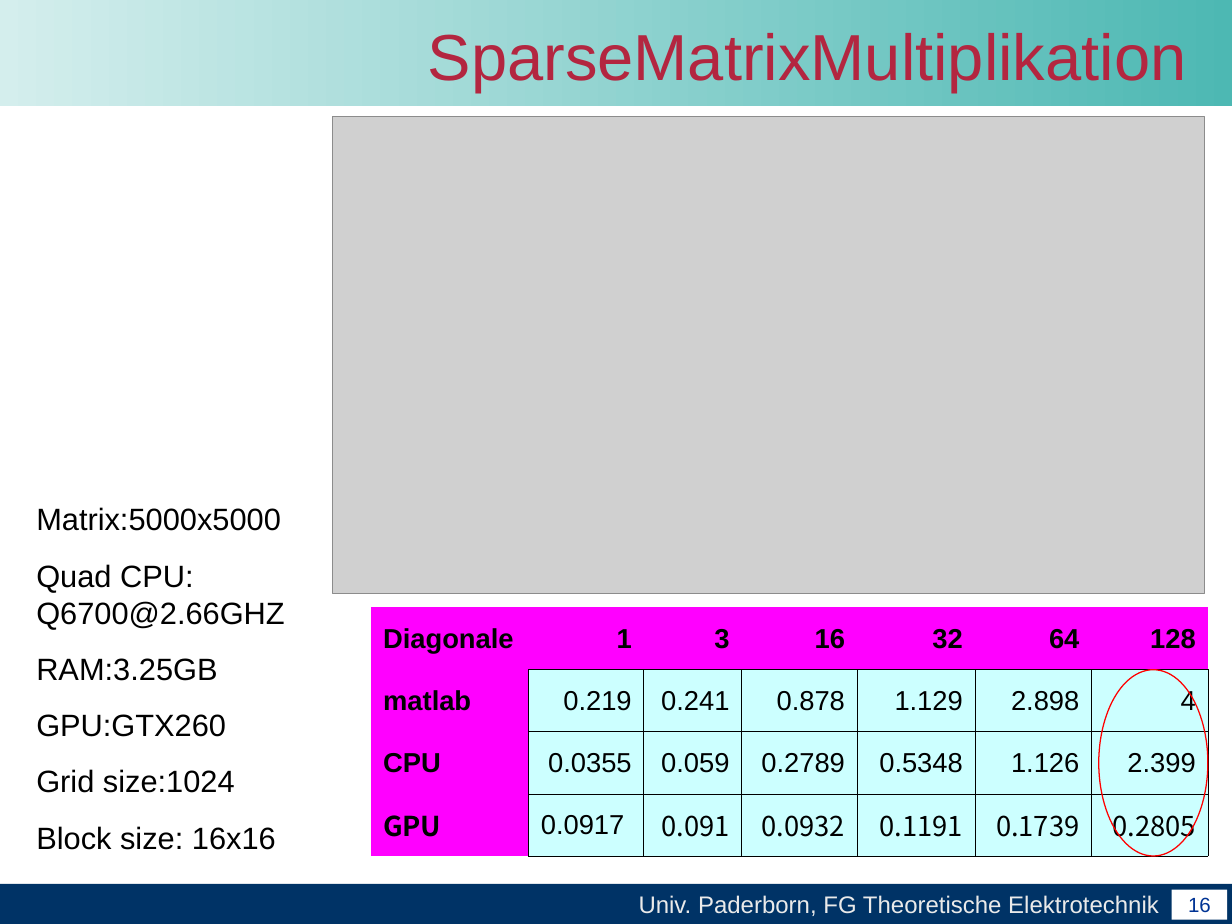
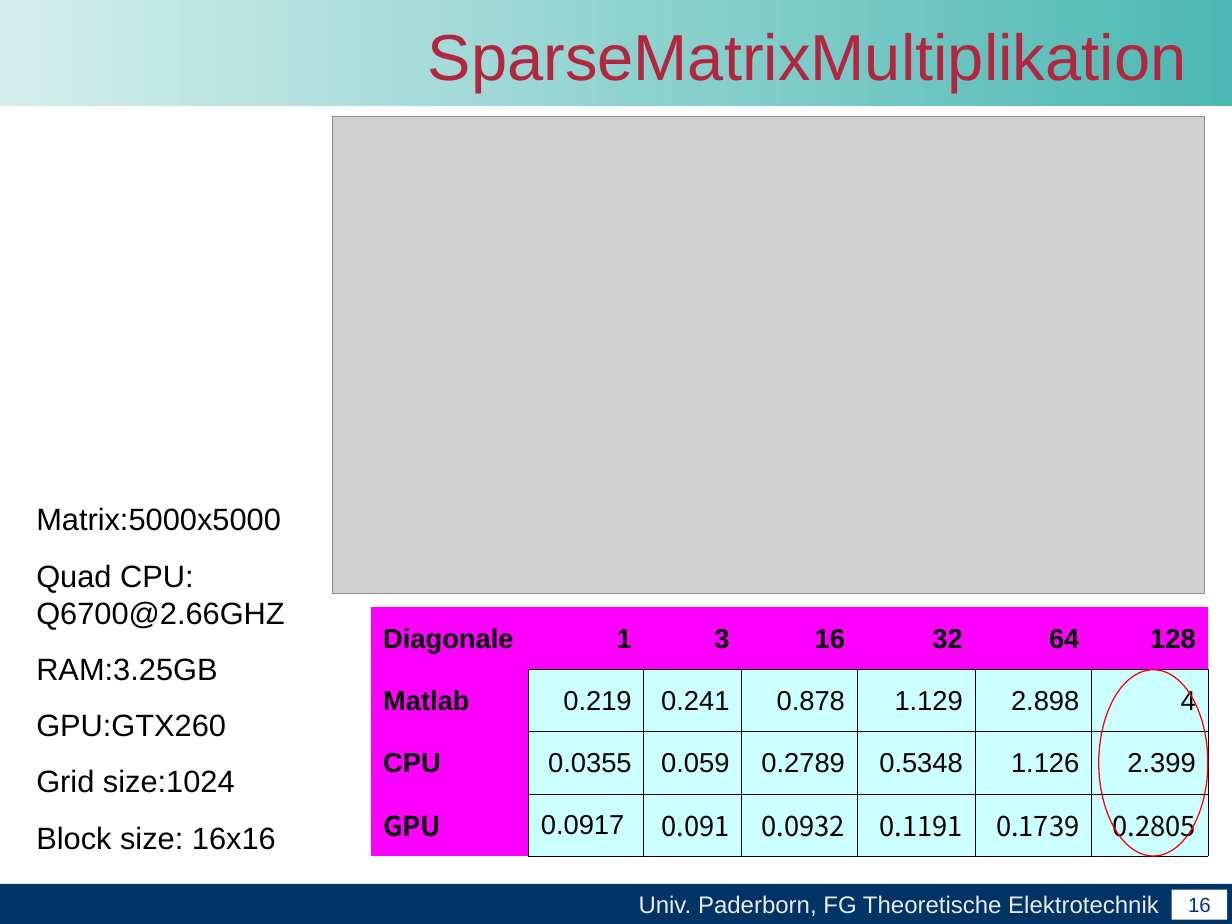
Before and after one commit to unconditional/projektarbeitcuda, a slide deck: slide 16 of Vortrag/Abschlussvortrag der Projektarbeit CUDA(xby).ppt. Drawn at 1232x924 pixels with LibreOffice and Linux fonts; fonts in the diff are those of the drawing; grey boxes stand for pictures; background and template pictures are left out. Boxes give left, top, right and bottom in pixels: in the first picture for what was removed or moved away, otherwise in the second. Text is boxed around its words. In the diff, an @@ line names an element or a change of style, - is before the commit and + after.

```diff
--- a/Vortrag/Abschlussvortrag der Projektarbeit CUDA(xby).ppt
+++ b/Vortrag/Abschlussvortrag der Projektarbeit CUDA(xby).ppt
@@ table at bbox=[371, 607, 1207, 856] @@
-row 2, column 1: matlab
+row 2, column 1: Matlab
```
Also in this commit, not shown: 2 other slides changed, 11 other files.
